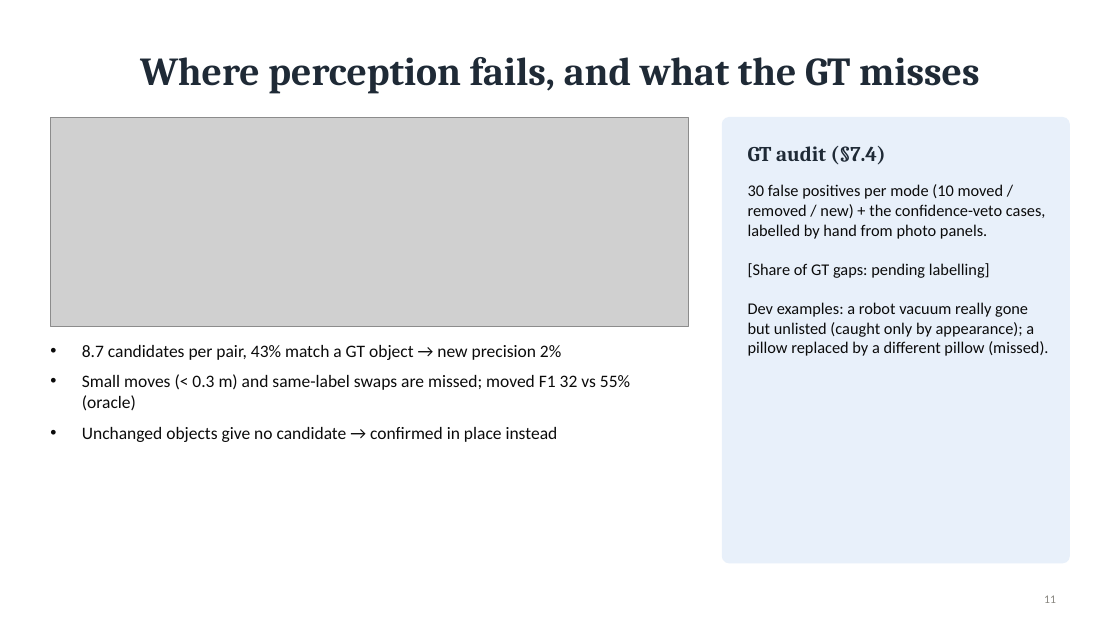
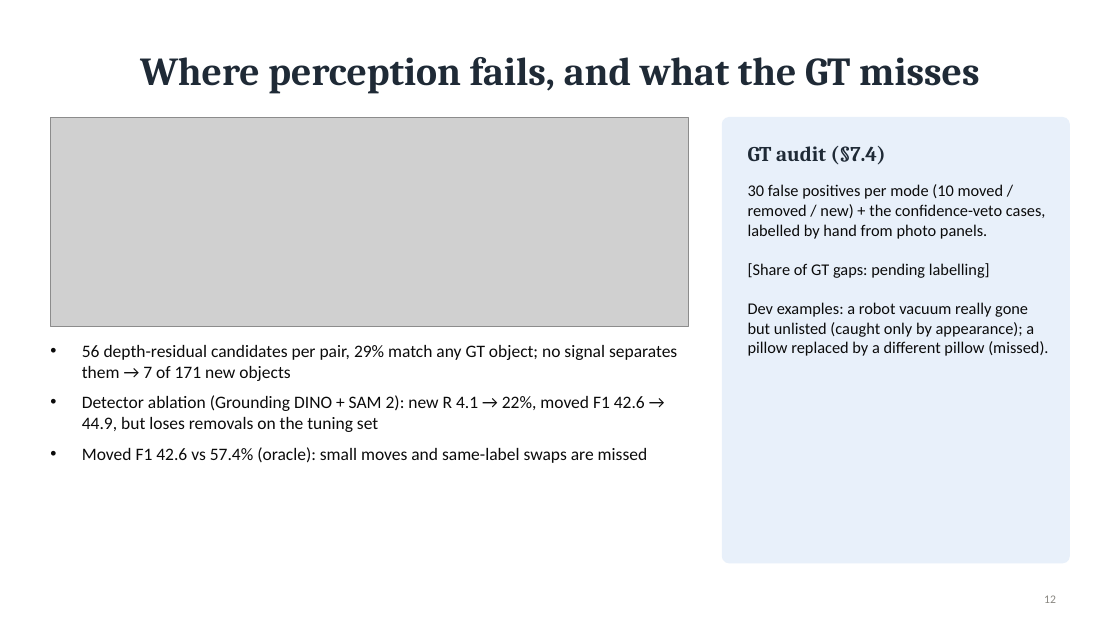
Before and after one commit to ErikSedlak/Task2DTL, a slide deck: slide 12 of docs/slides.pptx (slide 11 before the commit). Drawn at 1120x630 pixels with LibreOffice and Linux fonts; fonts in the diff are those of the drawing; grey boxes stand for pictures. Boxes give left, top, right and bottom in pixels: in the first picture for what was removed or moved away, otherwise in the second. Text is boxed around its words. In the diff, an @@ line names an element or a change of style, - is before the commit and + after.

```diff
--- a/docs/slides.pptx
+++ b/docs/slides.pptx
@@ text at (82, 345, 677, 463): text changed @@
-• 8.7 candidates per pair, 43% match a GT object → new precision 2%
-• Small moves (< 0.3 m) and same-label swaps are missed; moved F1 32 vs 55% (oracle)
-• Unchanged objects give no candidate → confirmed in place instead
+• 56 depth-residual candidates per pair, 29% match any GT object; no signal separates them → 7 of 171 new objects
+• Detector ablation (Grounding DINO + SAM 2): new R 4.1 → 22%, moved F1 42.6 → 44.9, but loses removals on the tuning set
+• Moved F1 42.6 vs 57.4% (oracle): small moves and same-label swaps are missed
```
Also in this commit, not shown: 8 other slides changed, 1 slide added, 14 other files.
